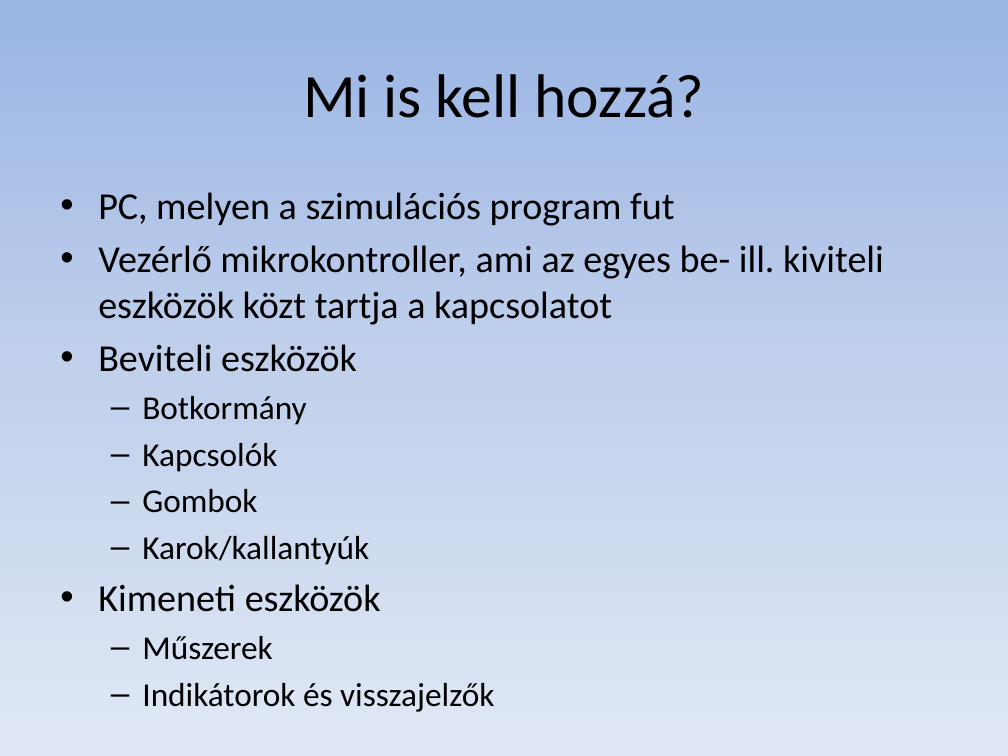
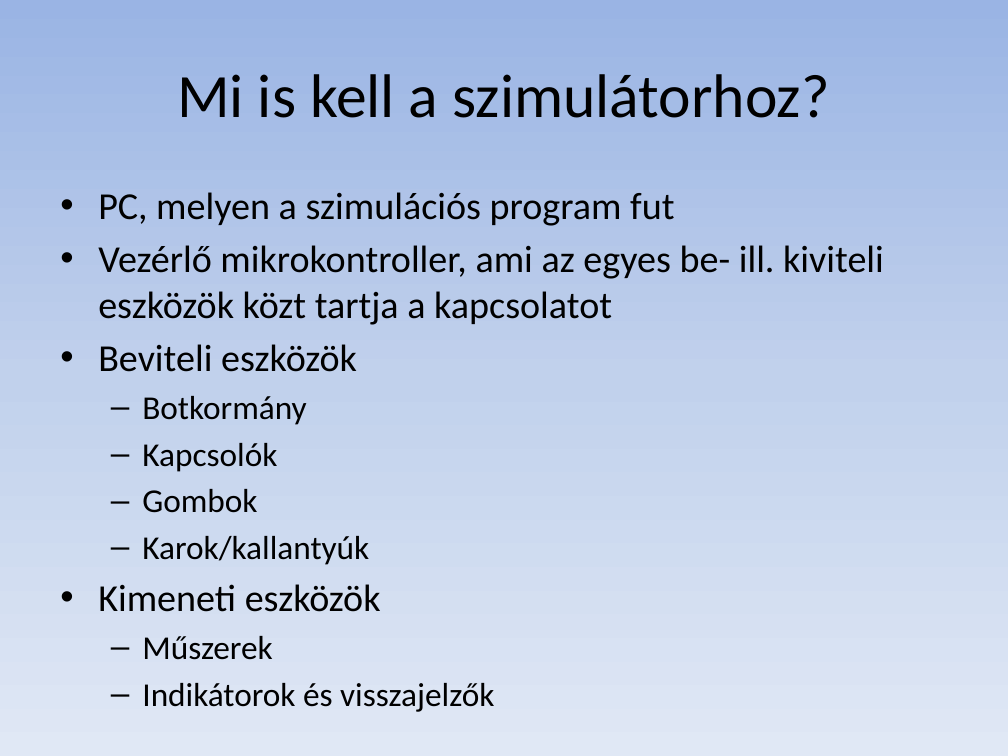
Before and after one commit to raziel89/FGFS_simulator, a slide deck: slide 3 of flight_proj.pptx. Drawn at 1008x756 pixels with LibreOffice and Linux fonts; fonts in the diff are those of the drawing. Boxes give left, top, right and bottom in pixels: in the first picture for what was removed or moved away, otherwise in the second. Text is boxed around its words. In the diff, an @@ line names an element or a change of style, - is before the commit and + after.

```diff
--- a/flight_proj.pptx
+++ b/flight_proj.pptx
@@ title at (177,74,829,118): text changed @@
-Mi is kell hozzá?
+Mi is kell a szimulátorhoz?
```
Also in this commit, not shown: 2 other slides changed, 1 other file.
